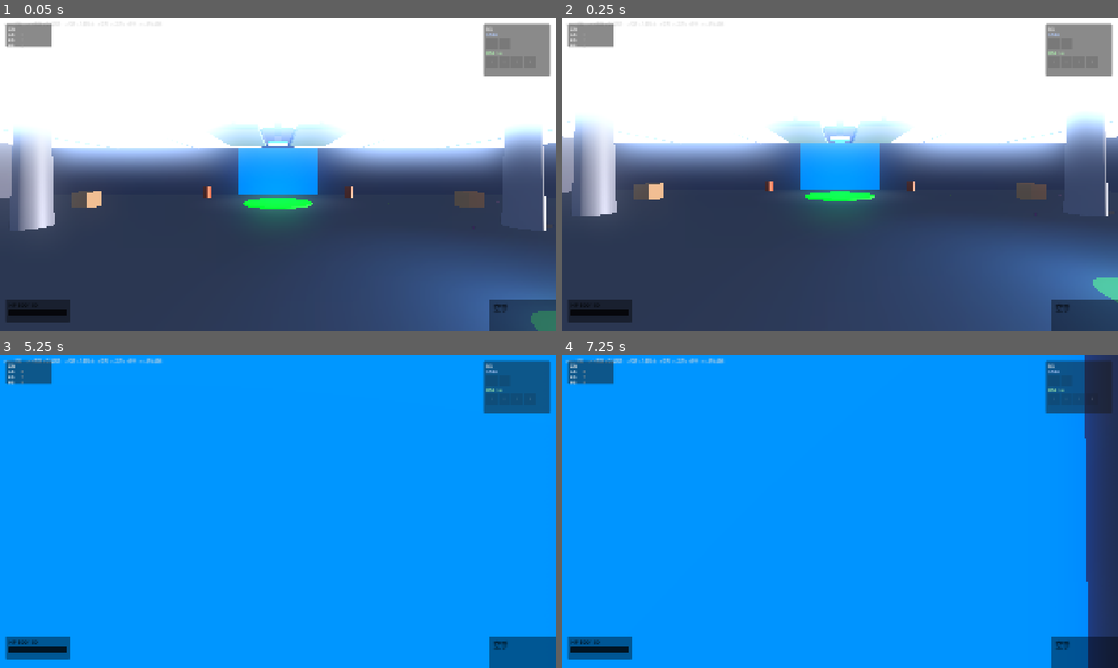
Above: before the commit, frames 1-4 (two rows, left to right).
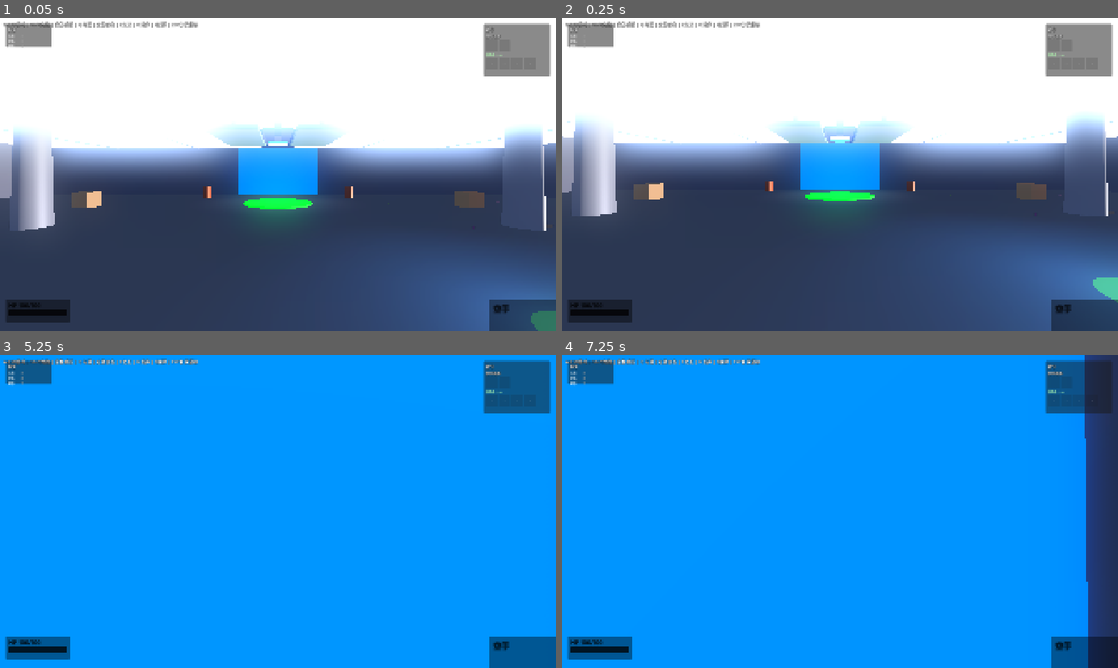
Above: after the commit, the same moments.

Repository: Potatopill98/let-s_go
Game: Godot game, scene res://scenes/main.tscn
The game is run twice, just before and just after one commit, with the same random seed, the same clock (stepped at 60 frames per second) and the same inputs.
Inputs (mouse positions are in pixels of both pictures, inside the frame that each line leads up to):
- Up to frame 1 (0.05 s): no input
- Up to frame 2 (0.25 s): no input
- Up to frame 3 (5.25 s): tap Enter at 0.5 s; move the mouse to (305, 511) at 0.52 s; hold E (interact) 0.53-1.28 s; hold W (move_forward) from 0.53 s (still down); click (305, 511) at 0.67 s; tap Space at 0.77, 1.52, 3.02, 3.77, 4.52 s; move the mouse to (250, 511) at 1.27 s; tap Q at 1.35 s; move the mouse to (289, 505) at 2.02 s; tap G at 2.1 s; move the mouse to (272, 517) at 2.77 s; tap 1 at 2.85 s; click (272, 517) at 2.92 s; move the mouse to (316, 514) at 3.52 s; tap 2 at 3.6 s; move the mouse to (233, 508) at 4.27 s; tap 3 at 4.35 s; move the mouse to (283, 511) at 5.02 s; tap 4 at 5.1 s; click (283, 511) at 5.17 s
- Up to frame 4 (7.25 s): tap Space at 5.75, 6.02, 6.77 s; move the mouse to (817, 505) at 5.77 s; release W (move_forward) at 5.78 s; hold D (move_right) 5.78-6.53 s; tap F at 5.85 s; tap Enter at 6.5 s; move the mouse to (867, 511) at 6.52 s; hold W (move_forward) from 6.53 s (still down); tap V at 6.6 s

The runs differ from the first frame. In frame 1, 0.5% of the frame differs, in the area x 0-92%, y 1-95%; in frame 2, 0.5%; in frame 3, 0.8%; in frame 4, 0.8%, in the area x 0-96%, y 1-95%.

Commit message:
fix: 所有UI文字改为白色+黑色描边(操作提示/血量/手持物/背包/装备)，字号适当增大，解决黑暗场景中看不清的问题

Diff:
--- a/modules/ui/ui_manager.gd
+++ b/modules/ui/ui_manager.gd
@@ -114,8 +114,10 @@
 	health_label.text = "HP 100/100"
 	health_label.offset_left = 10.0
 	health_label.offset_top = 8.0
-	health_label.add_theme_font_size_override("font_size", 18)
+	health_label.add_theme_font_size_override("font_size", 20)
 	health_label.add_theme_color_override("font_color", Color(1, 1, 1, 1))
+	health_label.add_theme_color_override("font_outline_color", Color(0, 0, 0, 1))
+	health_label.add_theme_constant_override("outline_size", 4)
 	health_panel.add_child(health_label)
 
 # ============================================================
@@ -138,8 +140,10 @@
 	item_name_label.text = "空手"
 	item_name_label.offset_left = 10.0
 	item_name_label.offset_top = 8.0
-	item_name_label.add_theme_font_size_override("font_size", 18)
+	item_name_label.add_theme_font_size_override("font_size", 20)
 	item_name_label.add_theme_color_override("font_color", Color(1, 1, 1, 1))
+	item_name_label.add_theme_color_override("font_outline_color", Color(0, 0, 0, 1))
+	item_name_label.add_theme_constant_override("outline_size", 4)
 	item_panel.add_child(item_name_label)
 	# Ammo label
 	ammo_label = Label.new()
@@ -287,8 +291,10 @@
 	controls_hint = Label.new()
 	controls_hint.position = Vector2(10, 10)
 	controls_hint.text = "WASD移动 | Shift奔跑 | 空格跳跃 | Q闪避 | 左键攻击 | E交互 | G丢弃 | R换弹 | ESC释放鼠标"
-	controls_hint.add_theme_font_size_override("font_size", 13)
-	controls_hint.modulate = Color(0.85, 0.85, 0.85, 0.7)
+	controls_hint.add_theme_font_size_override("font_size", 16)
+	controls_hint.add_theme_color_override("font_color", Color(1, 1, 1, 1))
+	controls_hint.add_theme_color_override("font_outline_color", Color(0, 0, 0, 1))
+	controls_hint.add_theme_constant_override("outline_size", 4)
 	add_child(controls_hint)
 
 # ============================================================
@@ -468,15 +474,19 @@
 
 	var title: Label = Label.new()
 	title.text = "背包"
-	title.add_theme_font_size_override("font_size", 12)
-	title.add_theme_color_override("font_color", Color(0.9, 0.9, 0.9))
+	title.add_theme_font_size_override("font_size", 14)
+	title.add_theme_color_override("font_color", Color(1, 1, 1, 1))
+	title.add_theme_color_override("font_outline_color", Color(0, 0, 0, 1))
+	title.add_theme_constant_override("outline_size", 3)
 	vb.add_child(title)
 
 	# Task slots (2)
 	var task_label: Label = Label.new()
 	task_label.text = "任务道具:"
-	task_label.add_theme_font_size_override("font_size", 10)
-	task_label.add_theme_color_override("font_color", Color(0.7, 0.8, 1.0))
+	task_label.add_theme_font_size_override("font_size", 12)
+	task_label.add_theme_color_override("font_color", Color(1, 1, 1, 1))
+	task_label.add_theme_color_override("font_outline_color", Color(0, 0, 0, 1))
+	task_label.add_theme_constant_override("outline_size", 3)
 	vb.add_child(task_label)
 
 	var task_hb: HBoxContainer = HBoxContainer.new()
@@ -588,8 +598,10 @@
 
 	var title: Label = Label.new()
 	title.text = "装备"
-	title.add_theme_font_size_override("font_size", 12)
-	title.add_theme_color_override("font_color", Color(0.9, 0.9, 0.9))
+	title.add_theme_font_size_override("font_size", 14)
+	title.add_theme_color_override("font_color", Color(1, 1, 1, 1))
+	title.add_theme_color_override("font_outline_color", Color(0, 0, 0, 1))
+	title.add_theme_constant_override("outline_size", 3)
 	vb.add_child(title)
 
 	var slot_names: Array = ["头部", "身体", "脚部"]
